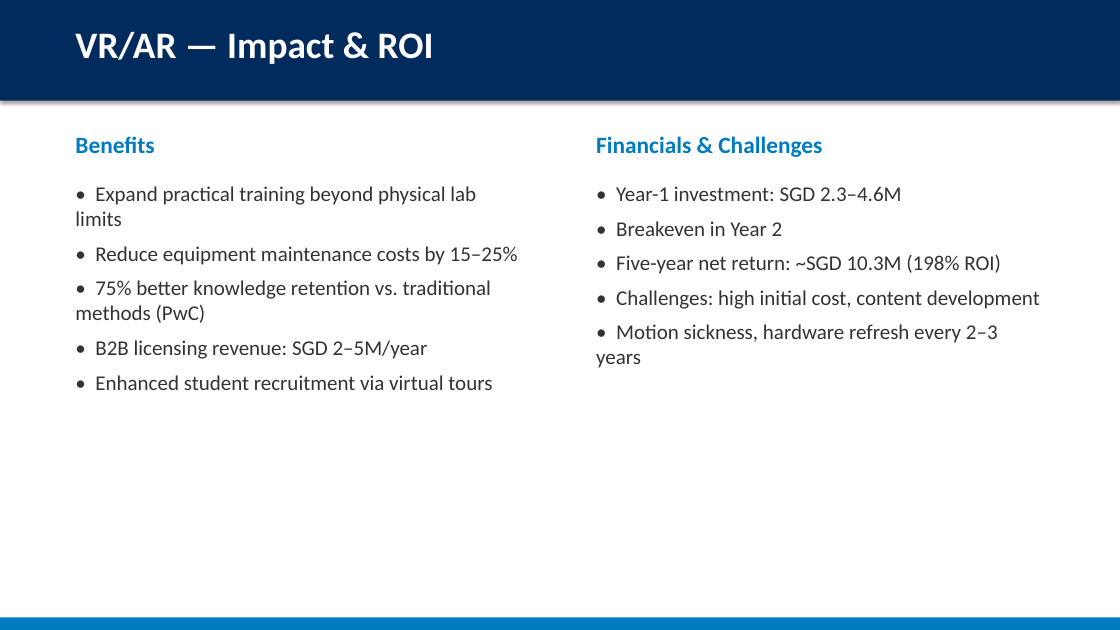
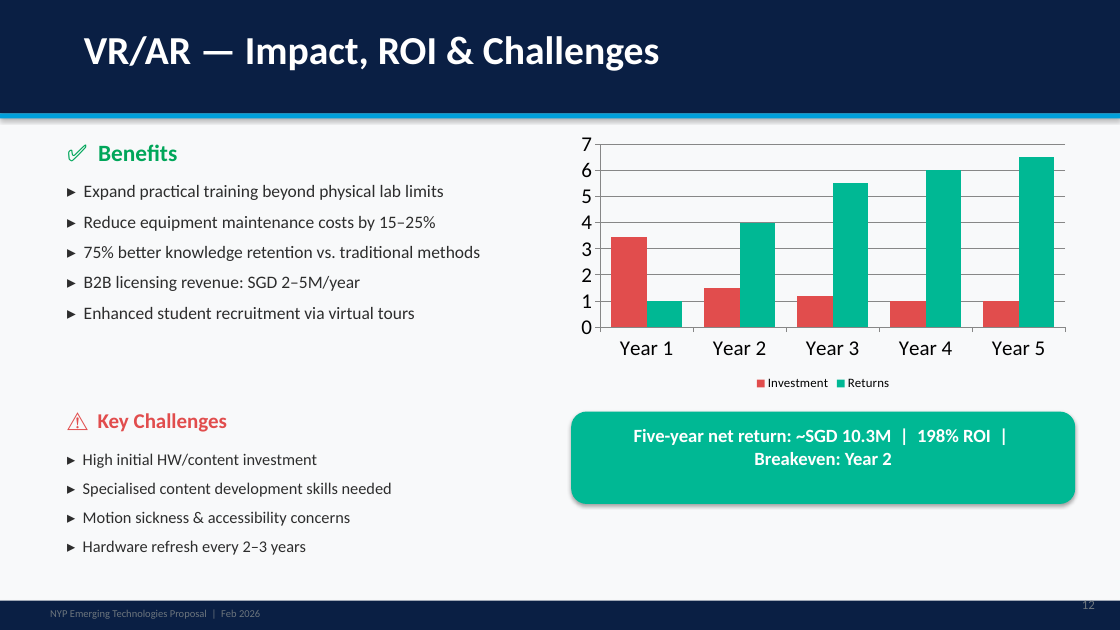
Before and after one commit to alanpaul1382-sketch/cc, a slide deck: slide 12 of presentation.pptx (slide 11 before the commit). Drawn at 1120x630 pixels with LibreOffice and Linux fonts; fonts in the diff are those of the drawing. Boxes give left, top, right and bottom in pixels: in the first picture for what was removed or moved away, otherwise in the second. Text is boxed around its words. In the diff, an @@ line names an element or a change of style, - is before the commit and + after.

```diff
--- a/presentation.pptx
+++ b/presentation.pptx
@@ background #FFFFFF to #F8F9FA @@
@@ rectangle: place and size @@
-rectangle at [0, 0, 1120, 101]
+rectangle at [0, 0, 1120, 113]
@@ rectangle at [0, 0, 1120, 113]: fill #002B5C to #0A1F44 @@
@@ text at [84, 36, 659, 71]: text changed; size 32 to 34 pt @@
-VR/AR — Impact & ROI
+VR/AR — Impact, ROI & Challenges
@@ rectangle added at [0, 113, 1120, 118], fill #009FDA @@
@@ text at [98, 144, 177, 161]: text changed; text colour #007BC0 to #00A65A @@
-Benefits
+✅ Benefits
@@ column chart added at [571, 126, 1075, 395] @@
+categories: Year 1, Year 2, Year 3, Year 4, Year 5
+Investment: 3.5, 1.5, 1.2, 1, 1
+Returns: 1, 4, 5.5, 6, 6.5
@@ text removed at [596, 136, 822, 157] @@
-Financials & Challenges
@@ text at [84, 185, 480, 319]: text changed; size 18 to 15 pt; text colour #333333 to #2D2D2D @@
-• Expand practical training beyond physical lab limits
-• Reduce equipment maintenance costs by 15–25%
-• 75% better knowledge retention vs. traditional methods (PwC)
-• B2B licensing revenue: SGD 2–5M/year
-• Enhanced student recruitment via virtual tours
+▸ Expand practical training beyond physical lab limits
+▸ Reduce equipment maintenance costs by 15–25%
+▸ 75% better knowledge retention vs. traditional methods
+▸ B2B licensing revenue: SGD 2–5M/year
+▸ Enhanced student recruitment via virtual tours
@@ text removed at [596, 186, 1040, 368] @@
-• Year-1 investment: SGD 2.3–4.6M
-• Breakeven in Year 2
-• Five-year net return: ~SGD 10.3M (198% ROI)
-• Challenges: high initial cost, content development
-• Motion sickness, hardware refresh every 2–3 years
@@ text added at [98, 413, 227, 432], 18 pt, text #E14D4D, bold @@
+⚠️ Key Challenges
@@ rounded rectangle added at [571, 412, 1075, 504], fill #00B894 @@
@@ text added at [634, 429, 991, 465], 16 pt, text #FFFFFF, bold @@
+Five-year net return: ~SGD 10.3M | 198% ROI | Breakeven: Year 2
@@ text added at [83, 453, 392, 555], 14 pt, text #2D2D2D @@
+▸ High initial HW/content investment
+▸ Specialised content development skills needed
+▸ Motion sickness & accessibility concerns
+▸ Hardware refresh every 2–3 years
@@ text added at [1082, 598, 1095, 609], 11 pt, text #6C757D @@
+12
@@ rectangle: place and size @@
-rectangle at [0, 618, 1120, 630]
+rectangle at [0, 601, 1120, 630]
@@ rectangle at [0, 601, 1120, 630]: fill #007BC0 to #0A1F44 @@
@@ text added at [50, 610, 260, 619], 9 pt, text #6C757D @@
+NYP Emerging Technologies Proposal | Feb 2026
```
Also in this commit, not shown: 15 other slides changed, 6 slides added, 4 slides removed.
